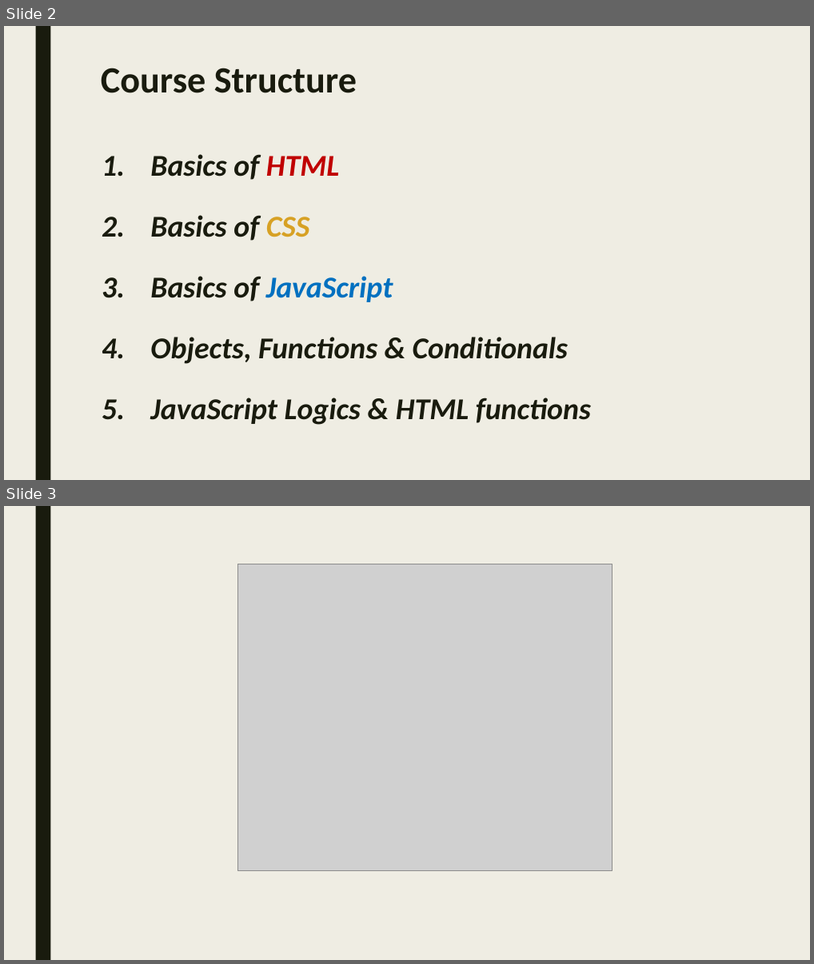
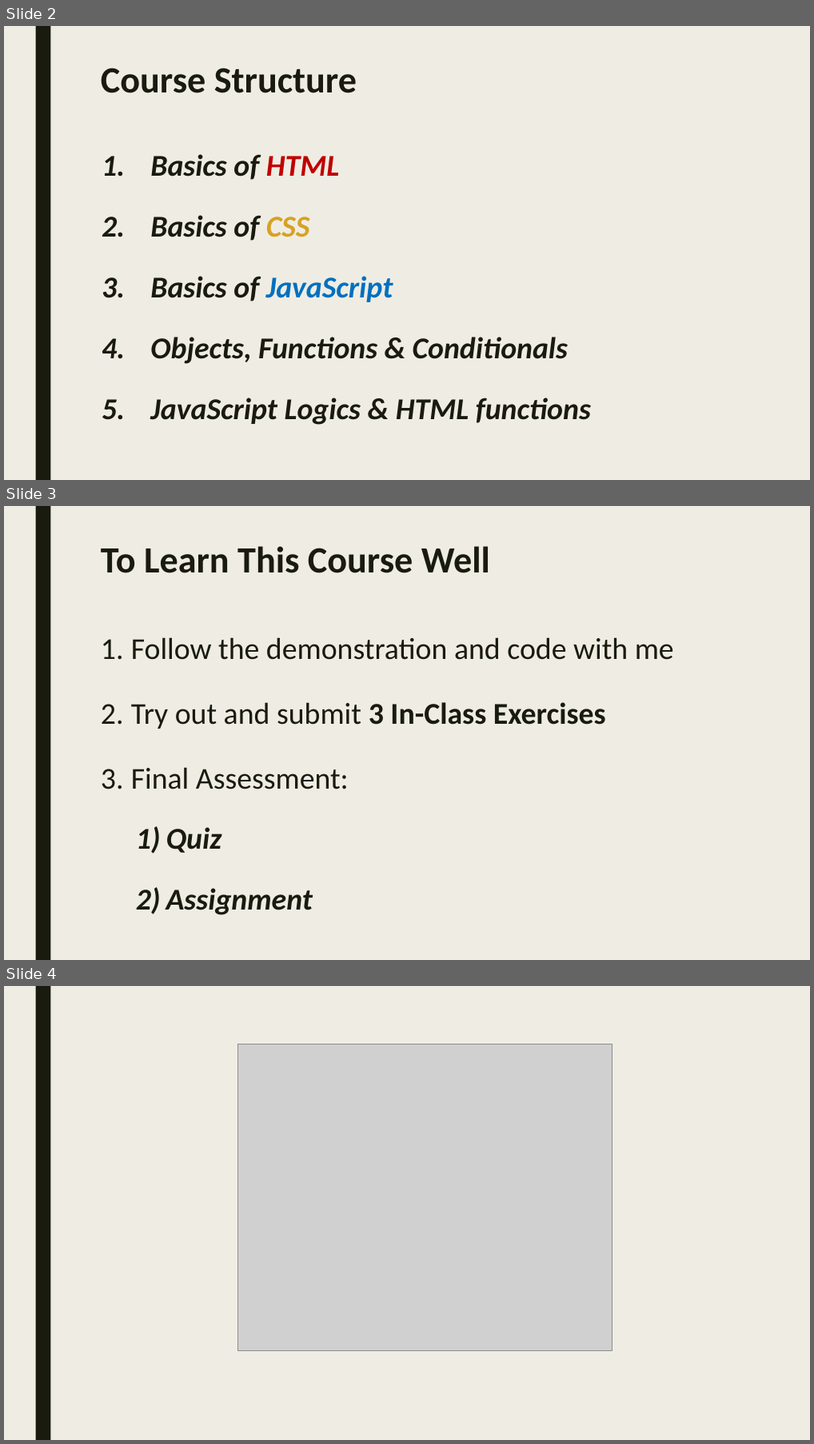
Before and after one commit to sayyidkhan/web_intro_2022, a slide deck: 1_HTML.pptx. Shown one above the other, each under a label of ours: slides 2 and 3 before the commit, slides 2, 3 and 4 after it. The pictures are 814x964 and 814x1444 pixels, drawn with LibreOffice and Linux fonts; fonts in the diff are those of the drawing; grey boxes stand for pictures. Boxes give left, top, right and bottom in pixels: in the first picture for what was removed or moved away, otherwise in the second. Text is boxed around its words. In the diff, an @@ line names an element or a change of style, - is before the commit and + after.

```diff
--- a/1_HTML.pptx
+++ b/1_HTML.pptx
@@ slide 3 added at (x1=4, y1=506, x2=810, y2=960), background #EFEDE3; not listed: 1 template element that a slide beside it also shows @@
@@ title added at (x1=101, y1=546, x2=490, y2=573), 44 pt, text #191B0E, bold @@
+To Learn This Course Well
@@ text added at (x1=131, y1=637, x2=674, y2=915), 36 pt, text #191B0E @@
+1. Follow the demonstration and code with me
+2. Try out and submit 3 In-Class Exercises
+3. Final Assessment:
+  1) Quiz
+  2) Assignment
@@ what was slide 3 is now slide 4 @@
```
Also in this commit, not shown: 1 slide changed, 1 other slide added, 6 other files.
